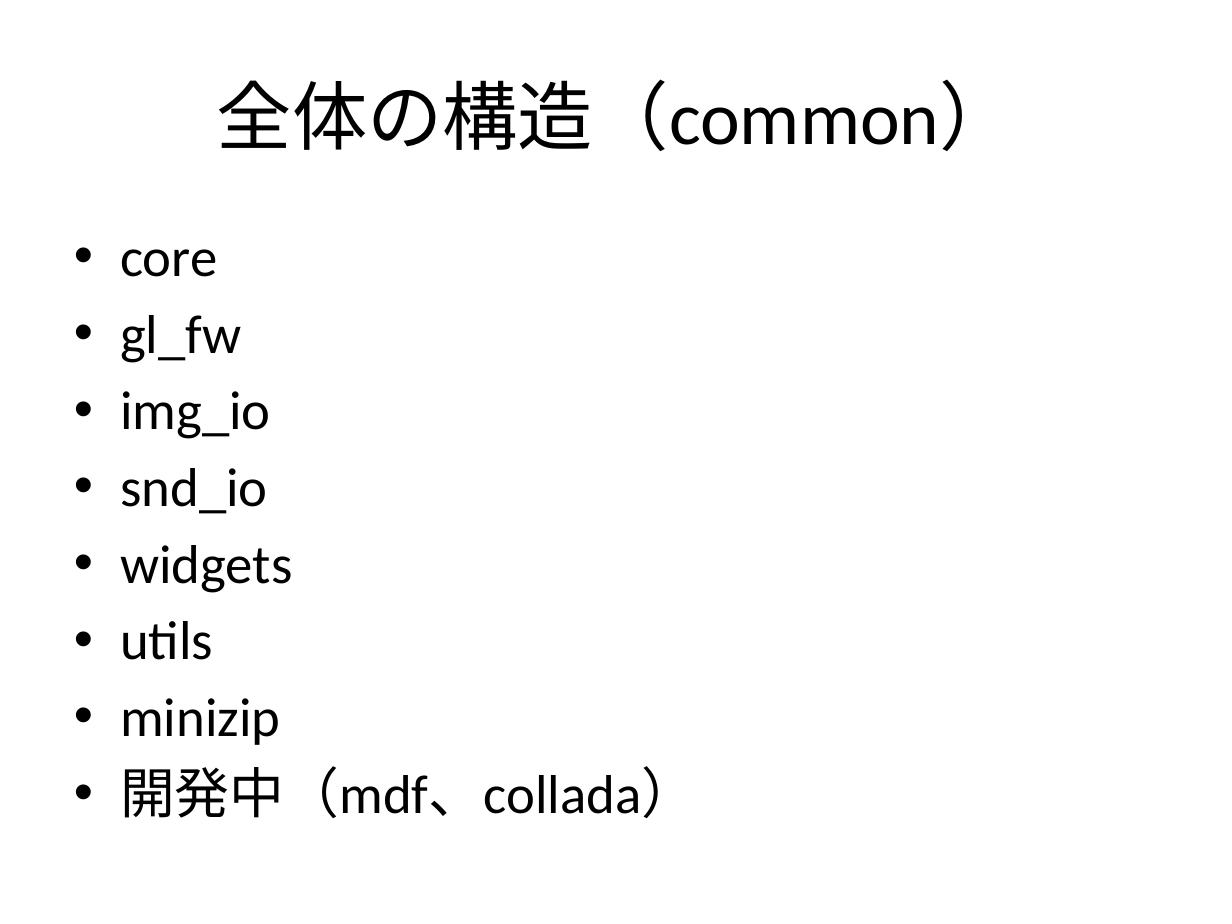
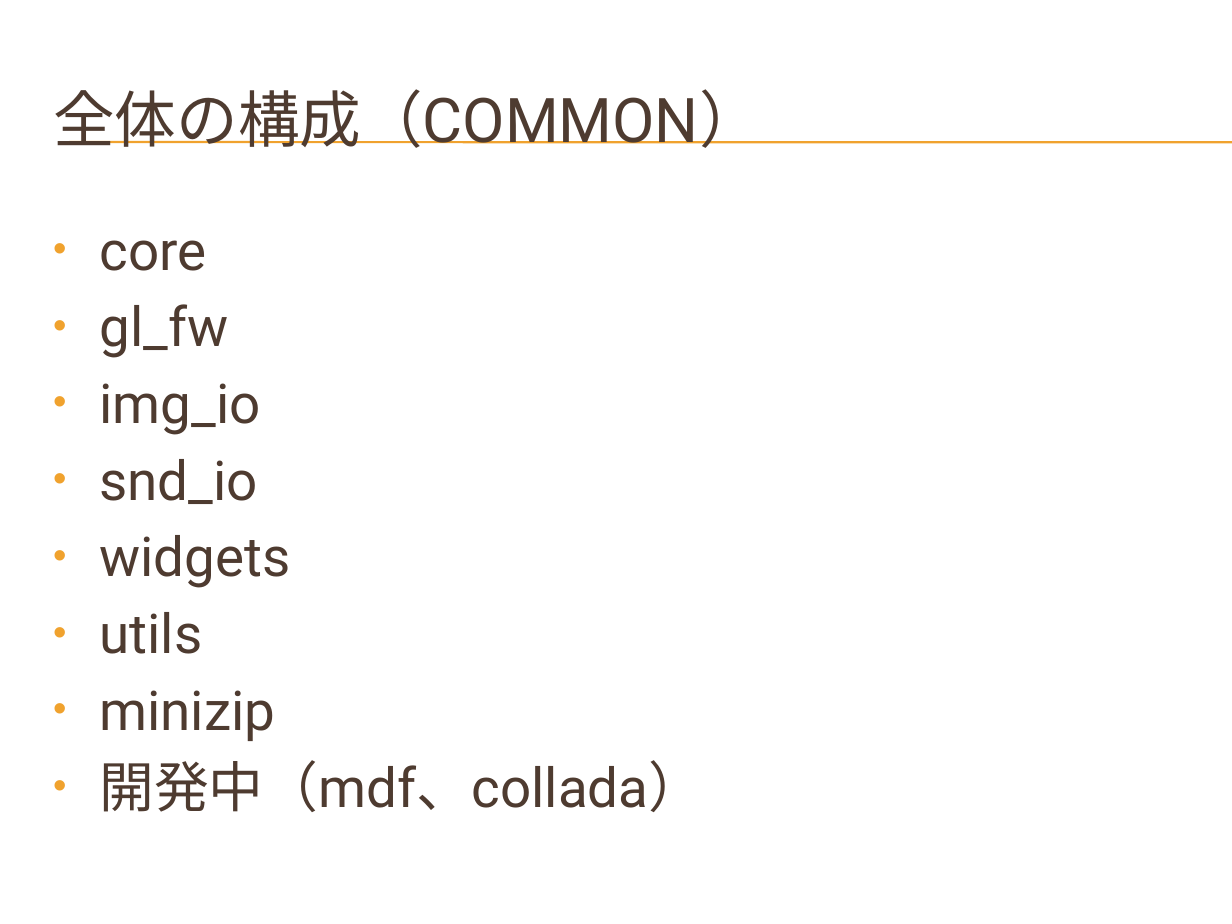
Before and after one commit to hirakuni45/glfw3_app, a slide deck: slide 9 of glfw3_app/docs/GLFW3_OpenGL_GUI.pptx. Drawn at 1232x924 pixels with LibreOffice and Linux fonts; fonts in the diff are those of the drawing; background and template pictures are left out. Boxes give left, top, right and bottom in pixels: in the first picture for what was removed or moved away, otherwise in the second. Text is boxed around its words. In the diff, an @@ line names an element or a change of style, - is before the commit and + after.

```diff
--- a/glfw3_app/docs/GLFW3_OpenGL_GUI.pptx
+++ b/glfw3_app/docs/GLFW3_OpenGL_GUI.pptx
@@ title at (53,89,761,148): text changed; size 44 to 36 pt; font Calibri to Roboto; text colour #000000 to #4E3B30 @@
-全体の構造（common）
+全体の構成（COMMON）
@@ line added from (69, 142) to (1232, 142), #F0A22E 0.75 pt @@
@@ line added from (69, 143) to (1232, 143), #F0A22E 0.75 pt @@
@@ text "core": place and size @@
-text "core" at (120,249,696,818)
+text "core" at (99,240,703,812)
@@ text "core" at (99,240,703,812): font Calibri to Roboto, text colour #000000 to #4E3B30 @@
```
Also in this commit, not shown: 36 other slides changed, 2 other files.
